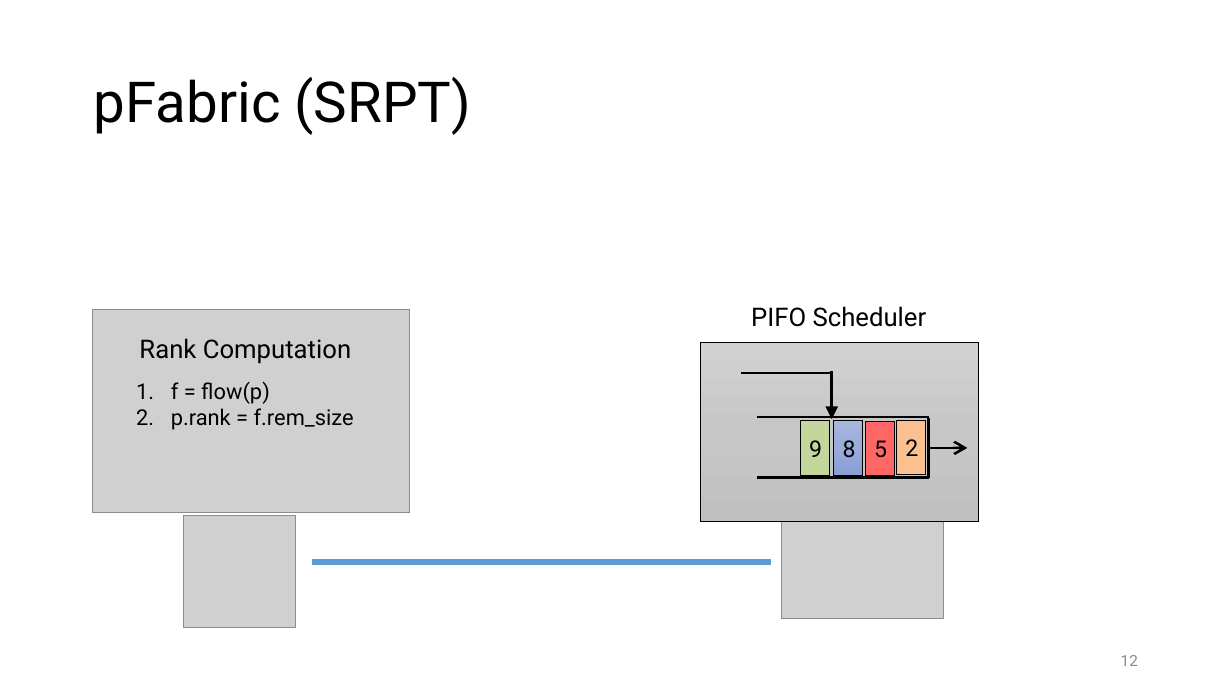
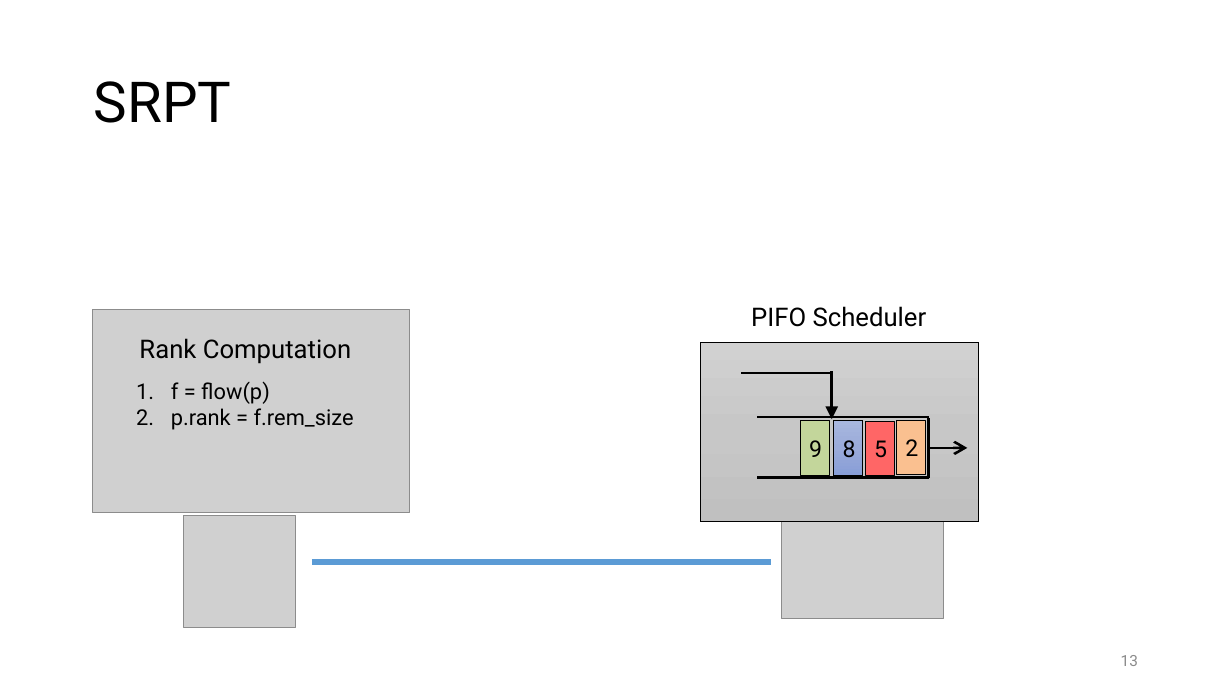
Before and after one commit to anirudhSK/pifo-domino-marple-ppts, a slide deck: slide 13 of pifo_sigcomm.pptx (slide 12 before the commit). Drawn at 1232x693 pixels with LibreOffice and Linux fonts; fonts in the diff are those of the drawing; grey boxes stand for pictures. Boxes give left, top, right and bottom in pixels: in the first picture for what was removed or moved away, otherwise in the second. Text is boxed around its words. In the diff, an @@ line names an element or a change of style, - is before the commit and + after.

```diff
--- a/pifo_sigcomm.pptx
+++ b/pifo_sigcomm.pptx
@@ title at <box>94,81,231,123</box>: text changed @@
-pFabric (SRPT)
+SRPT
@@ page number at <box>1121,655,1138,666</box>: text changed @@
-12
+13
```
Also in this commit, not shown: 7 other slides changed, 2 slides added.
